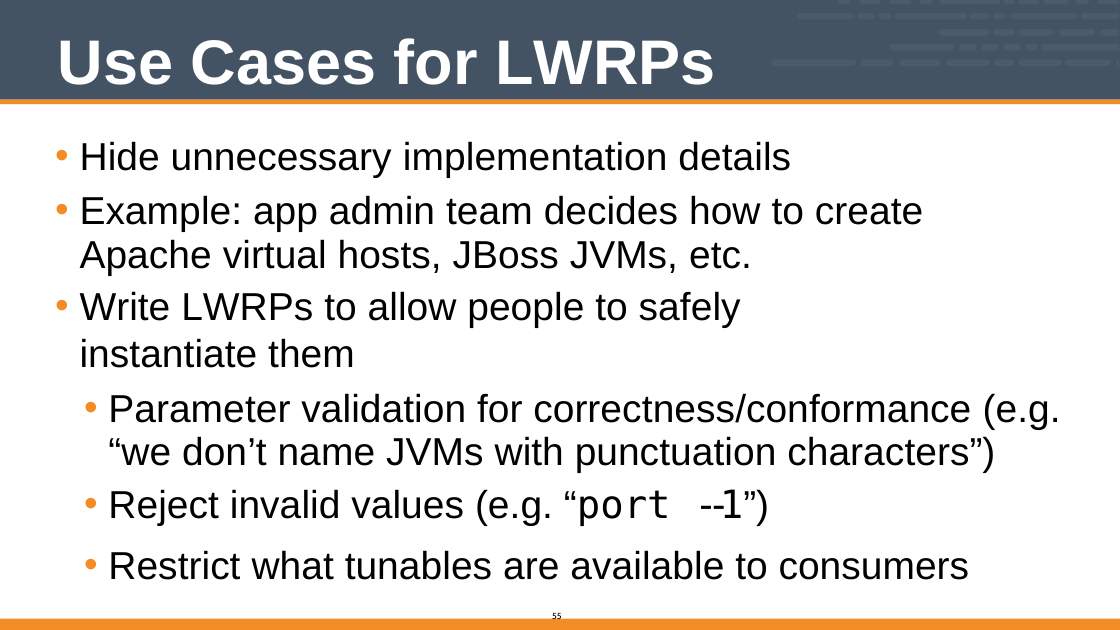
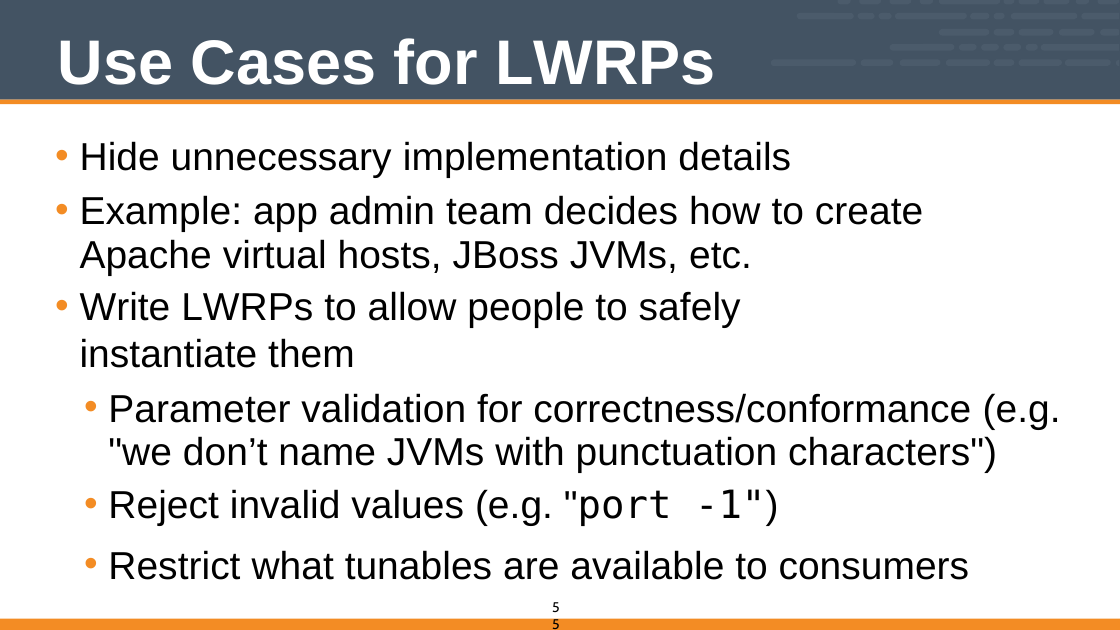
Before and after one commit to vinyar/chef-intermediate, a slide deck: slide 55 of Modules/04-Chef_Intermediate.pptx. Drawn at 1120x630 pixels with LibreOffice and Linux fonts; fonts in the diff are those of the drawing. Boxes give left, top, right and bottom in pixels: in the first picture for what was removed or moved away, otherwise in the second. Text is boxed around its words. In the diff, an @@ line names an element or a change of style, - is before the commit and + after.

Commit message:
Fixed code and other text formatting

```diff
--- a/Modules/04-Chef_Intermediate.pptx
+++ b/Modules/04-Chef_Intermediate.pptx
@@ text at [108, 393, 1061, 526]: text changed @@
-  • Parameter validation for correctness/conformance (e.g. “we don’t name JVMs with punctuation characters”)
-  • Reject invalid values (e.g. “port -‐1”)
+  • Parameter validation for correctness/conformance (e.g. "we don’t name JVMs with punctuation characters")
+  • Reject invalid values (e.g. "port -1")
@@ page number: place and size @@
-page number at [552, 612, 561, 622]
+page number at [551, 598, 567, 630]
@@ page number at [551, 598, 567, 630]: size 10 to 16 pt @@
```
Also in this commit, not shown: 55 other slides changed.
